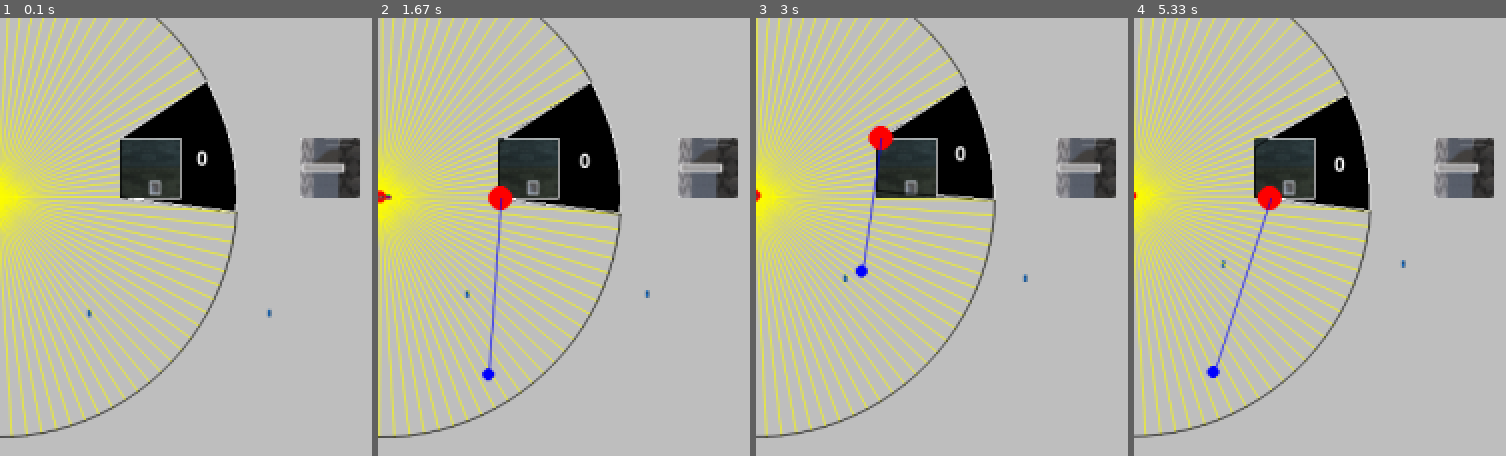
Above: before the commit, frames 1-4 (left to right).
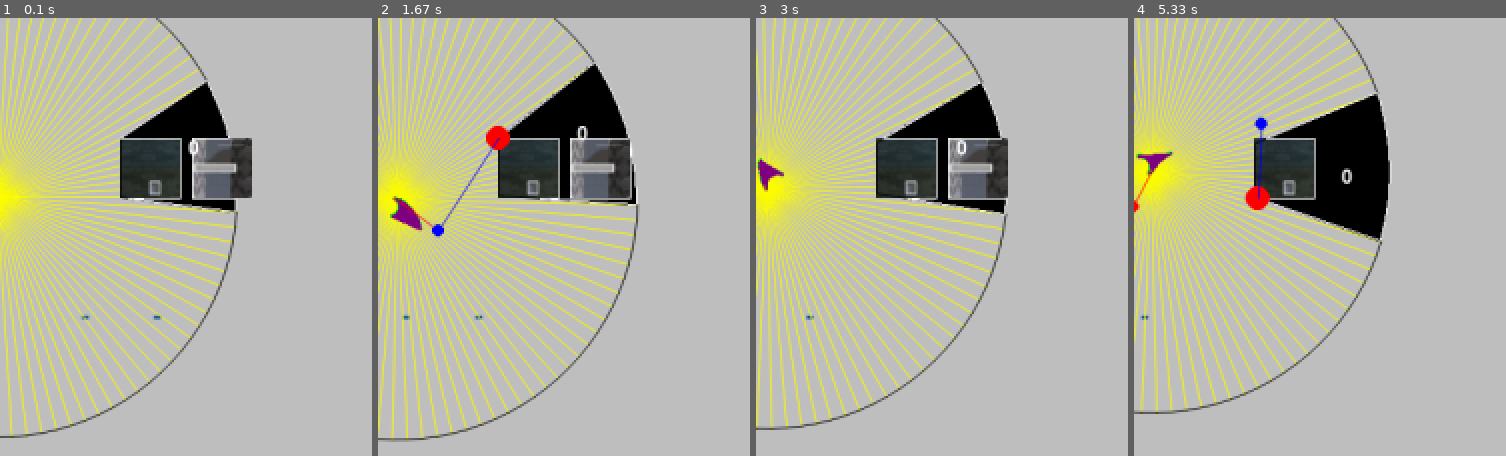
Above: after the commit, the same moments.

Repository: AlastairShipman1/ComputationalComplexity
Game: pygame game, started from main.py
The game is run twice, just before and just after one commit, with the same random seed, the same clock (stepped at 60 frames per second) and the same inputs.
Inputs (mouse positions are in pixels of both pictures, inside the frame that each line leads up to):
- Up to frame 1 (0.1 s): no input
- Up to frame 2 (1.67 s): hold Right 0.33-0.8 s; move the mouse to (outside the picture) at 0.37 s; hold Up 0.83-1.3 s; move the mouse to (outside the picture) at 0.87 s; hold Right from 1.33 s (still down)
- Up to frame 3 (3 s): release Right at 1.8 s; hold Left 1.83-2.37 s; hold Down 2.4-2.7 s; hold Left from 2.73 s (still down)
- Up to frame 4 (5.33 s): release Left at 3.13 s; hold Up 3.17-3.53 s; tap Space at 3.23, 3.63, 3.93, 4.3, 4.7, 5, 5.2 s; hold Right 3.57-4.2 s; hold Down 4.23-4.6 s; hold Left 4.63-5.1 s; hold Right from 5.13 s (still down)

The runs differ from the first frame. In frame 1, 4.4% of the frame differs, in the area x 21-97%, y 25-69%; in frame 2, 30%, in the area x 0-97%, y 0-97%; in frame 3, 29%; in frame 4, 28%.

Commit message:
angles are all wrong

Diff:
--- a/visualisation/PygameVisualiser/Predictions.py
+++ b/visualisation/PygameVisualiser/Predictions.py
@@ -1,5 +1,7 @@
 import numpy as np
-
+'''
+angle units in radians
+'''
 
 class ConstCurvaturePredicter():
     def __init__(self, vehicle, length_of_prediction_set):
@@ -58,8 +60,8 @@
             longitudinal_velocity = self.vehicle.v_long
             #.get_longitudinal_velocity_between_two_points(self.previous_points[2],self.previous_points[0],self.averaging_time_window)
 
-            x_addition = self.prediction_time_jump *i * longitudinal_velocity * np.cos(np.deg2rad(self.vehicle.direction))
-            y_addition = - self.prediction_time_jump *i* longitudinal_velocity * np.sin(np.deg2rad(self.vehicle.direction))
+            x_addition = self.prediction_time_jump *i * longitudinal_velocity * np.cos(self.vehicle.direction)
+            y_addition = - self.prediction_time_jump *i* longitudinal_velocity * np.sin(self.vehicle.direction)
 
         predicted_x = self.vehicle.world_x + x_addition
         predicted_y = self.vehicle.world_y + y_addition
--- a/visualisation/PygameVisualiser/Vehicle.py
+++ b/visualisation/PygameVisualiser/Vehicle.py
@@ -11,7 +11,12 @@
 """
 File for agents
 Units in metric
+angular units in radians, varying 0->2pi
 """
+
+
+def isLeft(a, b, c):
+    return ((b[0] - a[0]) * (c[1] - a[1]) - (b[1] - a[1]) * (c[0] - a[0])) < 0
 
 
 def unit_vector(vector):
@@ -32,16 +37,28 @@
 
 class Actor:
     def __init__(self):
-        self.speed = 1
+        self.speed = 30
 
 
 class Vehicle:
 
-    def __init__(self, ego_vehicle=False, initial_position=(0, 150), starting_direction=0):
+    def __init__(self, image_path=None, initial_position=(0, 150), starting_direction_degrees=0):
+
+        # game variables
+        self.v_long = 0
+        self.v_lat = 0
+        self.acc_long = 0
+        self.direction = np.deg2rad(starting_direction_degrees)
+        self.acc_rate = 5
+        self.friction_rate = 1
+        self.turn_rate = 0.05
+        self.max_v = 30  # 30 is approximately 70mph
+        self.dt = np.inf
+
         # drawing/visualisation variables
-        self.image_path = config.input_image_file_path + '/blue_car_top_down.png'
-        if ego_vehicle:
-            self.image_path = config.input_image_file_path + '/red_car_top_down.png'
+        self.image_path = image_path
+        if image_path is None:
+            self.image_path = config.input_image_file_path + '/blue_car_top_down.png'
 
         self.actual_vehicle_size = [6, 3]
         self.pixel_to_size_ratio = 1
@@ -51,26 +68,15 @@
         self.original_image = pygame.image.load(self.image_path)
         self.original_image = pygame.transform.rotate(self.original_image, 180)
         self.image = pygame.transform.smoothscale(self.original_image, self.draw_size)
-        self.rotate(starting_direction)
+        self.rotate(np.deg2rad(starting_direction_degrees))
 
         self.image_offset = self.image.get_rect().center
         self.draw_offset = 0, 0
         self.draw_scale = 1
-
-        # game variables
-        self.v_long = 0
-        self.v_lat = 0
-        self.acc_long = 0
-        self.direction = starting_direction
-        self.acc_rate = 5
-        self.friction_rate = 1
-        self.turn_rate = 1
-        self.max_v = 10  # 30 is approximately 70mph
         self.world_x = -self.image_offset[0] + initial_position[0]
         self.world_y = -self.image_offset[1] + initial_position[1]
         self.draw_x = self.world_x
         self.draw_y = self.world_y
-        self.dt = np.inf
 
     # region utils
     def move(self):
@@ -78,9 +84,9 @@
         # move y by vlong*dt*sin(direction)
         # reduce vlong by friction- which is bigger when faster
         # dt is in milliseconds.
-        x_addition = self.v_long * self.dt / 1000 * np.cos(np.deg2rad(self.direction))
+        x_addition = self.v_long * self.dt / 1000 * np.cos(self.direction)
         self.world_x += x_addition
-        y_addition = self.v_long * self.dt / 1000 * np.sin(np.deg2rad(self.direction))
+        y_addition = self.v_long * self.dt / 1000 * np.sin(self.direction)
         self.world_y -= y_addition
         friction_scaler = 1
         if abs(self.v_long) < 15:
@@ -97,12 +103,7 @@
 
     def draw(self, surface):
         ##### draw agent on surface#########
-        # image_x = self.x * self.draw_scale * self.monitor_size[0] \
-        #           - self.image.get_width() / 2 + self.draw_offset[0]
-        # image_y = self.y * self.draw_scale * self.monitor_size[1] \
-        #           - self.image.get_height() / 2 + self.draw_offset[1]
         pos = (self.draw_x - self.image_offset[0], self.draw_y - self.image_offset[1])
-
         surface.blit(self.image, pos)
 
     def send_message(self, string):
@@ -115,16 +116,25 @@
         self.acc_long = (v_long - self.v_long) / self.dt
         self.v_long = v_long
 
-    def rotate(self, angle):
+    def rotate(self, angle_increment_radians):
+        self.direction += angle_increment_radians
+        if self.direction <0:
+            self.direction += 2*np.pi
+        if abs(self.direction) > 2*np.pi:
+            self.direction= self.direction%(2*np.pi)
+
+
         self._create_image_instance()
+
         previous_image_center = self.image.get_rect().center
-        rotated_image = pygame.transform.rotate(self.image, angle)
-
+        rotated_image = pygame.transform.rotate(self.image, np.rad2deg(self.direction))
         rotated_image_center = rotated_image.get_rect().center
         offset = [rotated_image_center[0] - previous_image_center[0],
                   rotated_image_center[1] - previous_image_center[1]]
+
         self.image = rotated_image
         self.image_offset = [self.image_offset[0] + offset[0], self.image_offset[1] + offset[1]]
+
 
     # endregion
     def update_offset(self, offset):
@@ -149,7 +159,8 @@
 
 class EgoVehicle(Vehicle):
     def __init__(self, world):
-        super().__init__(ego_vehicle=True)
+        image_path = config.input_image_file_path + '/red_car_top_down.png'
+        super().__init__(image_path=image_path)
 
         self.time_to_col = np.inf
         self.predictions_fast = []
@@ -162,7 +173,6 @@
         self.predicter_fast = Predictions.ConstCurvaturePredicter(self, 5)
 
         car = Actor()
-        car.speed = 10
 
         self.ray_length = 200  # in metres
         self.actors = [car]  # pedestrians, cars, bicycles, etc
@@ -185,12 +195,12 @@
             self.accelerate(-self.acc_rate)
 
         if string == "l":
-            self.direction += np.sign(self.v_long) * self.turn_rate
-            self.rotate(self.direction)
+            direction_increment = np.sign(self.v_long) * self.turn_rate
+            self.rotate(direction_increment)
 
         if string == "r":
-            self.direction -= np.sign(self.v_long) * self.turn_rate
-            self.rotate(self.direction)
+            direction_increment = np.sign(-self.v_long) * self.turn_rate
+            self.rotate(direction_increment)
 
     def draw(self, surface):
         self.draw_sensor_rays(surface)
@@ -224,11 +234,9 @@
         for point in self.closest_unknown_points:
             angle = self.angle_to_point(point)
 
-            if angle > 90:
-                # pygame.draw.circle(surface, Colours.RED, (point.x, point.y), 5)
+            if angle > np.pi / 2:
                 continue
             pt = self.convert_world_to_draw_coords([point[0], point[1]])
-
             pygame.draw.circle(surface, Colours.BLUE, pt, 5)
 
     def draw_sensor_rays(self, surface):
@@ -262,7 +270,6 @@
 
     def update(self, dt):
         super().update(dt)
-
         self.past_positions.append([self.world_x, self.world_y, self.dt])
         if len(self.past_positions) > self.past_positions_length - 1:
             self.past_positions = self.past_positions[-self.past_positions_length:]
@@ -276,15 +283,18 @@
         self.assess_closest_points()
 
     def angle_to_point(self, point):
-        vector_1 = [(point[0] - self.world_x) * np.sign(self.v_long), (point[1] - self.world_y) * np.sign(-self.v_long)]
-        vector_2 = [np.cos(np.deg2rad(self.direction)), np.sin(np.deg2rad(self.direction))]
-        angle = np.rad2deg(angle_between(vector_1, vector_2))
+        vector_1 = [(point[0] - self.world_x), (point[1] - self.world_y) ]
+        direction_x = (1-np.sign(self.v_long))*0.5*np.pi+ self.direction
+        direction_y = (np.sign(self.v_long))*np.pi+ self.direction
+        vector_2 = [np.cos(direction_x), np.sin(direction_y)]
+        angle = angle_between(vector_1, vector_2)
+
         return angle
 
     def pov_distances(self, point, angle):
-        dist = np.sqrt((point[1] - self.world_x) ** 2 + (point[1] - self.world_y) ** 2)
-        d_lat = dist * np.sin(np.deg2rad(angle))
-        d_long = dist * np.cos(np.deg2rad(angle))
+        dist = np.sqrt((point[0] - self.world_x) ** 2 + (point[1] - self.world_y) ** 2)
+        d_lat = dist * np.sin(angle)
+        d_long = dist * np.cos(angle)
         return d_lat, d_long
 
     def assess_closest_points(self):
@@ -303,20 +313,35 @@
             d_lat, d_long = self.pov_distances(p, angle)
 
             for actor in self.actors:
-                worst_case_rel_angle = self.find_worst_case_actor_rel_direction(d_lat, d_long, actor.speed)
-                rel_dist_squared = d_lat ** 2 + d_long ** 2
-                rel_vel_squared = actor.speed ** 2 + self.v_long ** 2 \
-                                 - 2 * actor.speed * self.v_long * np.cos(np.deg2rad(180 - worst_case_rel_angle))
-                time_to_col = np.sqrt(rel_dist_squared / rel_vel_squared)
-                world_worst_case_angle = worst_case_rel_angle + 180 + self.direction  # to make it world direction, and not relative
-
-                self.collision_points_from_vehicle.append([
-                    self.world_x + time_to_col * self.v_long * np.cos(np.deg2rad(self.direction)),
-                    self.world_y - time_to_col * self.v_long * np.sin(np.deg2rad(self.direction))])
-
-                self.collision_points_from_actor.append([
-                    p[0] + time_to_col * actor.speed * np.cos(np.deg2rad(world_worst_case_angle)),
-                        p[1] - time_to_col * actor.speed * np.sin(np.deg2rad((world_worst_case_angle)))])
+
+                # can the actor actually reach us?
+                # if so, can lead to a collision, assess the maximum speed
+                # if abs(d_lat / v_actor) < abs(d_long / self.v_long):
+                #     return np.inf
+                worst_case_rel_angle_1, worst_case_rel_angle_2=self.find_worst_case_rel_angle(d_lat, d_long, actor.speed)
+
+                world_worst_case_angle_1 = worst_case_rel_angle_1 + np.pi + self.direction  # to make it world direction, and not relative
+                world_worst_case_angle_2 = worst_case_rel_angle_2 + np.pi + self.direction  # to make it world direction, and not relative
+                rel_dist = np.sqrt(d_lat ** 2 + d_long ** 2)
+                rel_vel = np.sqrt(actor.speed ** 2 + self.v_long ** 2 \
+                                  - (2 * actor.speed * np.sign(self.v_long)* self.v_long * np.cos(np.pi - worst_case_rel_angle_1)))
+
+                time_to_col = rel_dist / rel_vel
+
+                vehicle_collision_point = [
+                    self.world_x + time_to_col *np.sign(self.v_long)* self.v_long * np.cos(self.direction),
+                    self.world_y - time_to_col *np.sign(self.v_long)* self.v_long * np.sin(self.direction)]
+
+                world_worst_case_angle = world_worst_case_angle_1
+                if not isLeft([self.world_x, self.world_y], vehicle_collision_point, p):
+                    world_worst_case_angle=world_worst_case_angle_1 +np.pi/2
+
+                actor_collision_point = [
+                    p[0] + time_to_col * actor.speed * np.cos(world_worst_case_angle),
+                    p[1] - time_to_col * actor.speed * np.sin(world_worst_case_angle)]
+
+                self.collision_points_from_vehicle.append(vehicle_collision_point)
+                self.collision_points_from_actor.append(actor_collision_point)
 
                 # max_v_long = self.acc_rate * (time_to_col - self.latency)
                 # if max_v_long < abs(self.v_long):
@@ -329,7 +354,7 @@
     def calculate_closest_unknown_points(self):
 
         self.closest_unknown_points = []
-        closest_dist=np.inf
+        closest_dist = np.inf
         if self.unknown_areas is None:
             return
         if self.future_path_area is None:
@@ -343,16 +368,15 @@
             pts = g.exterior.coords[:-1]
             for pt in pts:
                 angle = self.angle_to_point(pt)
-
-
-                if angle > 90:
+                #
+                if angle > np.pi / 2:
+
                     # pygame.draw.circle(surface, Colours.RED, (point.x, point.y), 5)
                     continue
                 dist = (pt[0] - self.world_x) ** 2 + (pt[1] - self.world_y) ** 2
-                if dist<closest_dist:
-                    self.closest_unknown_points=[]
-                    self.closest_unknown_points.append(pt)
-                    closest_dist=dist
+                if dist < closest_dist:
+                    self.closest_unknown_points = [pt]
+                    closest_dist = dist
 
     def calculate_unknown_areas(self):
         covered_area = shapely.geometry.Polygon(self.ray_endpoints)
@@ -406,8 +430,8 @@
         for i in range(number_rays):
             # create a line between the car and the max length
             # cycle through all obstacles
-            target_x = self.world_x + np.cos(np.deg2rad(angle)) * depth
-            target_y = self.world_y - np.sin(np.deg2rad(angle)) * depth
+            target_x = self.world_x + np.cos(angle) * depth
+            target_y = self.world_y - np.sin(angle) * depth
             l = LineString([(self.world_x, self.world_y), (target_x, target_y)])
             for obs in self.world.obstacles.geoms:
                 # if the line goes through the obstacle, then find the nearest point on the obstacle
@@ -428,20 +452,7 @@
                             curr_dist = temp_dist
 
             self.ray_endpoints.append([target_x, target_y])
-            angle -= 360 / number_rays
-
-    def find_worst_case_actor_rel_direction(self, d_lat, d_long, v_actor):
-
-        # can the actor actually reach us?
-        # if so, can lead to a collision, assess the maximum speed
-        # if abs(d_lat / v_actor) < abs(d_long / self.v_long):
-        #     return np.inf
-
-        # evaluate the worst case angle for an actor to approach the vehicle
-        angle_1 = self.find_worst_case_rel_angle(d_lat, d_long, v_actor)
-        angle = np.rad2deg(angle_1)
-
-        return angle
+            angle -= (np.pi * 2) / number_rays
 
     def find_worst_case_rel_angle(self, d_lat, d_long, v_actor):
         x = d_lat / d_long
@@ -453,7 +464,7 @@
         c = ((x ** 2) * (y ** 2)) - 1
 
         if ((b ** 2) - (4 * a * c)) < 0:
-            return np.nan
+            return np.nan, np.nan
 
         angle_1, angle_2 = np.inf, np.inf
         A = (-b + np.sqrt((b ** 2) - (4 * a * c))) / (2 * a)
@@ -465,19 +476,15 @@
             angle_2 = np.arccos(B)
 
         if not np.isfinite(angle_1) and not np.isfinite(angle_2):
-            return np.nan
-
-        if angle_1 < 0:
-            angle_1 = np.inf
-        if angle_2 < 0:
-            angle_2 = np.inf
-
-        return np.nanmin([angle_2, angle_1])
+            return np.nan, np.nan
+
+        return angle_1, angle_2
 
 
 class NormalVehicle(Vehicle):
-    def __init__(self, starting_position=(0, 150), starting_direction=90):
-        super(NormalVehicle, self).__init__(initial_position=starting_position, starting_direction=starting_direction)
+    def __init__(self, starting_position=(0, 150), starting_direction_degrees=90):
+        super().__init__(image_path=None, initial_position=starting_position,
+                                            starting_direction_degrees=starting_direction_degrees)
 
     def update(self, dt):
         self.accelerate(self.acc_rate)
--- a/visualisation/PygameVisualiser/World.py
+++ b/visualisation/PygameVisualiser/World.py
@@ -60,7 +60,7 @@
                 v = NormalVehicle(starting_position=(x - rect[2] / 2, y * 2.5))
                 self.pygame_agents.append(v)
 
-                x += scaled_image.get_width() + 100
+                x += scaled_image.get_width() + 10
 
         self.obstacles = shapely.geometry.MultiPolygon(self.obstacles)
         self.ego_vehicle = EgoVehicle(self)
